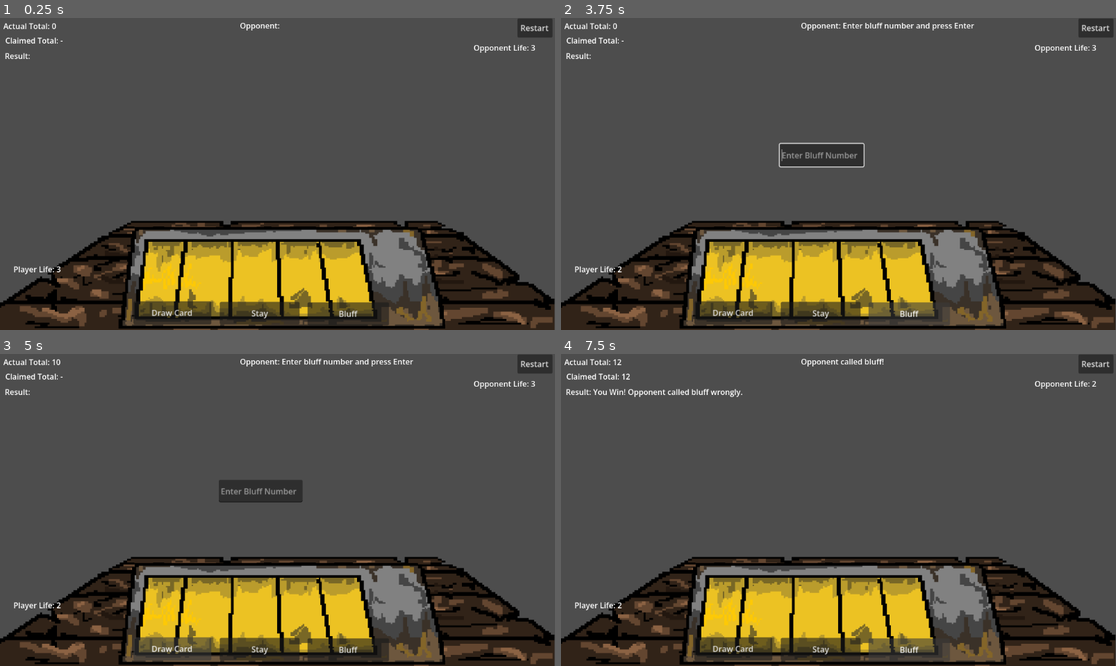
Above: before the commit, frames 1-4 (two rows, left to right).
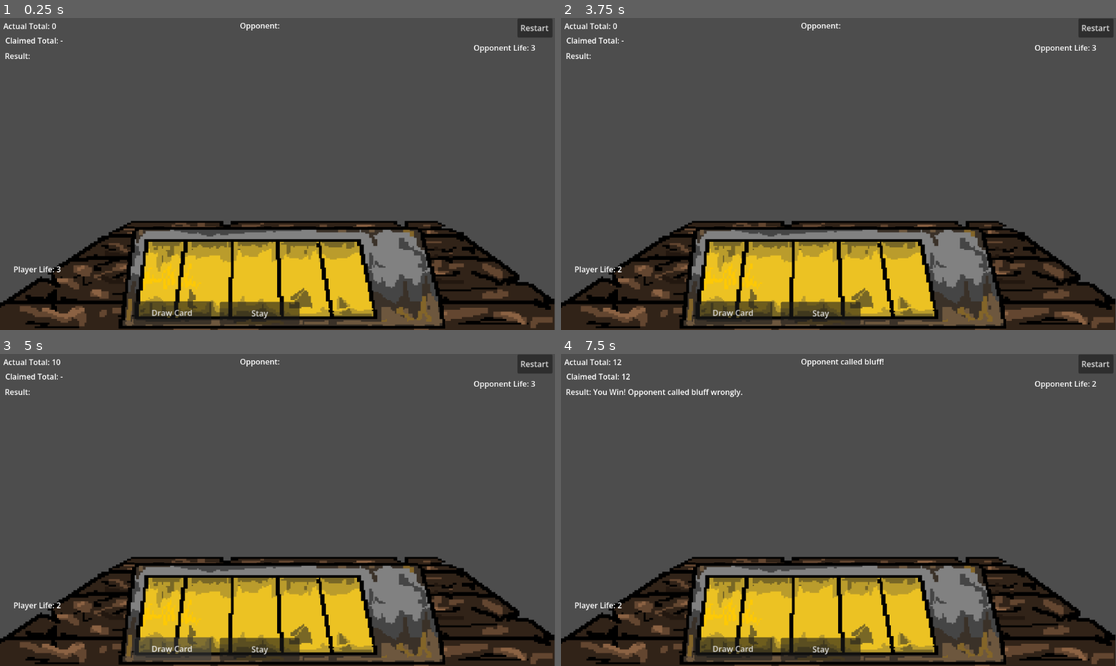
Above: after the commit, the same moments.

Repository: Yatagarasu163/BluffJack
Game: Godot game, scene res://Main.tscn
Two runs of this game, one before a commit and one after it. Both use one fixed random seed, a clock stepped at 60 frames per second and the inputs below.
Inputs (mouse positions are in pixels of both pictures, inside the frame that each line leads up to):
- Up to frame 1 (0.25 s): no input
- Up to frame 2 (3.75 s): click "Stay" at 0.5 s; click "Restart" at 1.25 s; click "Restart" at 2 s; click "Restart" at 2.75 s; click (910, 314) at 3.5 s, where only the run before the commit has a clickable "Bluff"
- Up to frame 3 (5 s): click "Draw Card" at 4.25 s
- Up to frame 4 (7.5 s): click (910, 650) at 5 s, where only the run before the commit has a clickable "Bluff"; click "Draw Card" at 5.75 s; click "Stay" at 6.5 s; click (910, 650) at 7.25 s, where only the run before the commit has a clickable "Bluff"

The runs differ from the first frame. In frame 1, 0.7% of the frame differs, in the area x 55-71%, y 91-99%; in frame 2, 2.1%, in the area x 39-75%, y 1-99%; in frame 3, 1.9%; in frame 4, 0.8%.
Error before the commit: Invalid assignment of property or key 'text' with value of type 'String' on a base object of type 'null instance'. (res://Assets/Scripts/PlayerControl.gd:223)

Commit message:
Swaps game manager script
bug fix

Diff:
--- a/bluff-jack/Assets/Scripts/PlayerControl.gd
+++ b/bluff-jack/Assets/Scripts/PlayerControl.gd
@@ -10,11 +10,16 @@
 var game_over = false
 var cards = []
 var is_player_turn = false;
-@onready var bluff_buttons = $Bluff;
-@onready var draw_buttons = $Draw;
+@onready var bluff_buttons = $BluffUI;
+@onready var draw_buttons = $ActionButton;
+@onready var player_life_label = get_node("PlayerLifeLabel");
 
 # starting the game
 func _ready():
+	#print(player_life_label);
+	print("I am: ", self);
+	print("My children: ", get_children());
+	print("Looking for: ", get_node_or_null("PlayerLifeLabel"));
 	randomize()
 	start_match()
 
@@ -95,7 +100,7 @@
 
 func to_phase_2() -> void:
 	bluff_buttons.visible = true;
-	bluff_buttons.get_child(1).text = "";
+	bluff_buttons.get_child(1).get_child(0).text = "";
 	draw_buttons.visible = false;
 
 func to_phase_1() -> void:
@@ -220,7 +225,7 @@
 
 #Updating Life labels
 func update_life_labels():
-	$PlayerLifeLabel.text ="Player Life: " + str(player_life)
+	player_life_label.text = "Player Life: " + str(player_life)
 	$OpponentLifeLabel.text ="Opponent Life: " + str(opponent_life)
 
 # Restart Game
--- a/bluff-jack/Scenes/GameManager.tscn
+++ b/bluff-jack/Scenes/GameManager.tscn
@@ -1,6 +1,6 @@
 [gd_scene format=3 uid="uid://dx3axclabcvlo"]
 
-[ext_resource type="Script" uid="uid://b2wxefweqctn1" path="res://Assets/Scripts/PlayerControl.gd" id="1_m2tc1"]
+[ext_resource type="Script" uid="uid://rsbjnj66wmuy" path="res://Scenes/game_manager.gd" id="1_m2tc1"]
 
 [node name="GameManager" type="Node2D" unique_id=1851428323]
 script = ExtResource("1_m2tc1")
